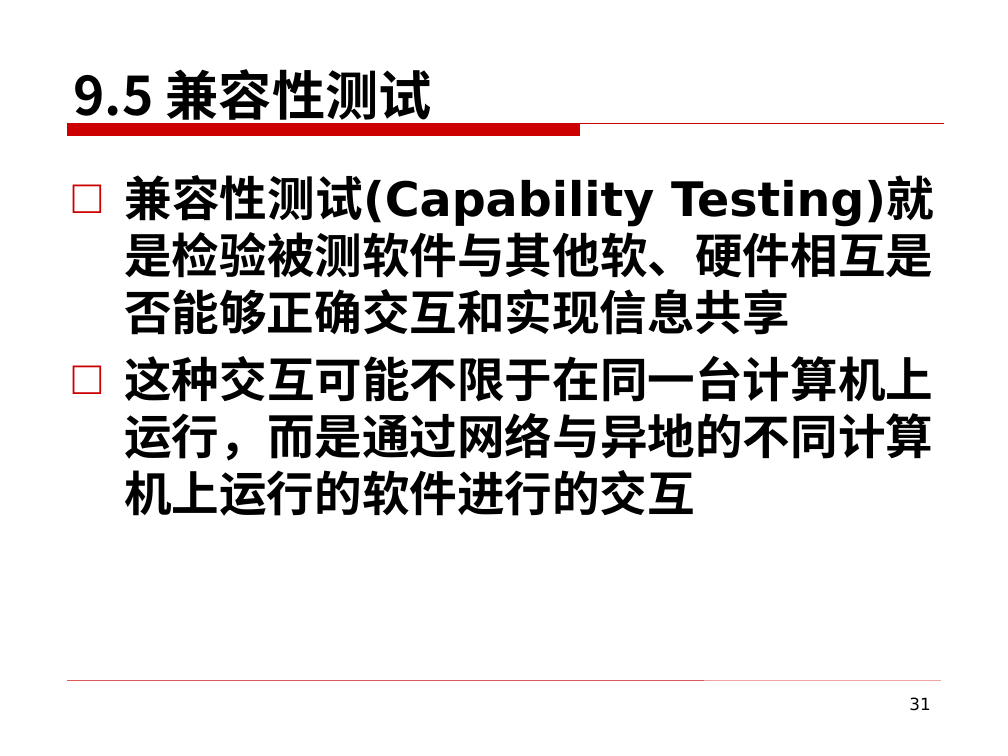
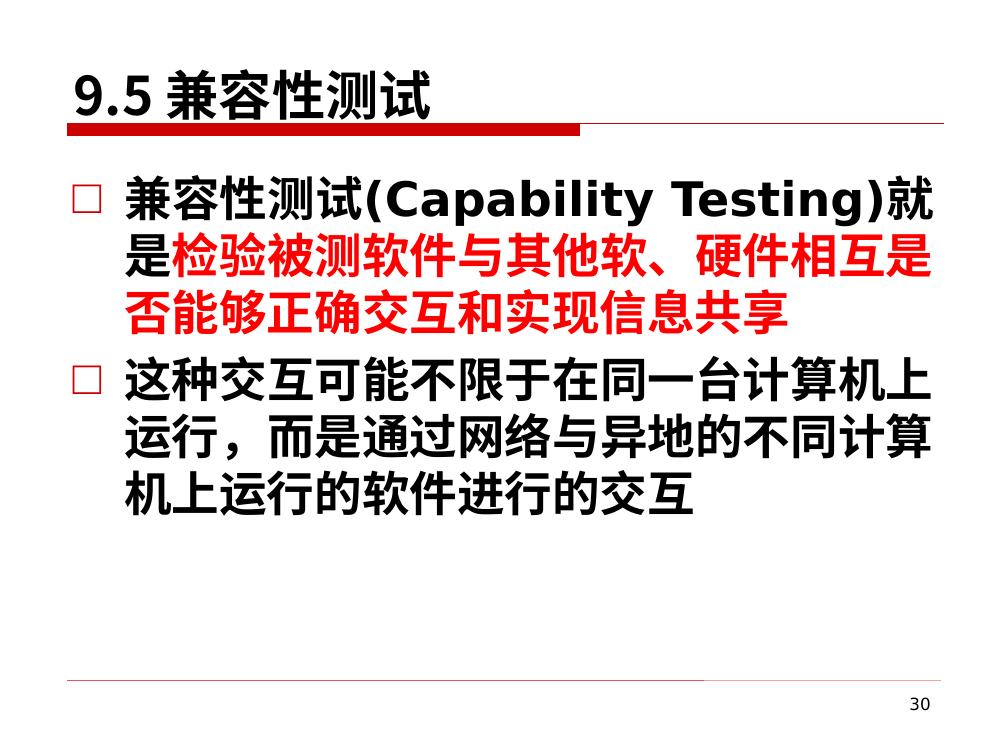
Before and after one commit to edu2act/course-foundation-software-tesing, a slide deck: slide 30 of PPT/第三部分 软件测试应用/9 系统测试.pptx (slide 31 before the commit). Drawn at 1008x756 pixels with LibreOffice and Linux fonts; fonts in the diff are those of the drawing; background and template pictures are left out. Boxes give left, top, right and bottom in pixels: in the first picture for what was removed or moved away, otherwise in the second. Text is boxed around its words. In the diff, an @@ line names an element or a change of style, - is before the commit and + after.

Commit message:
系统测试

```diff
--- a/PPT/第三部分 软件测试应用/9 系统测试.pptx
+++ b/PPT/第三部分 软件测试应用/9 系统测试.pptx
@@ text at (124,175,934,335): text colour #000000 to #FF0000 in "Testing)就是检验被测软件与其他软、硬件相互是否能够正确交互和实现信息共享" @@
@@ page number at (909,697,930,711): text changed @@
-31
+30
```
Also in this commit, not shown: 13 other slides changed, 1 slide removed, 1 other file.
